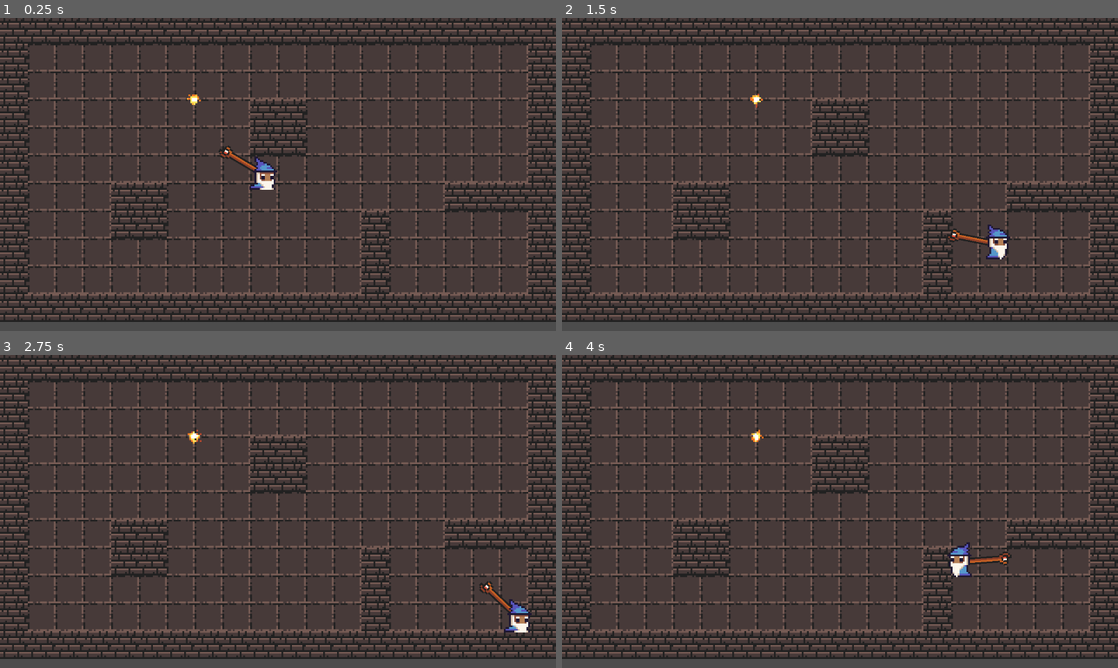
Above: before the commit, frames 1-4 (two rows, left to right).
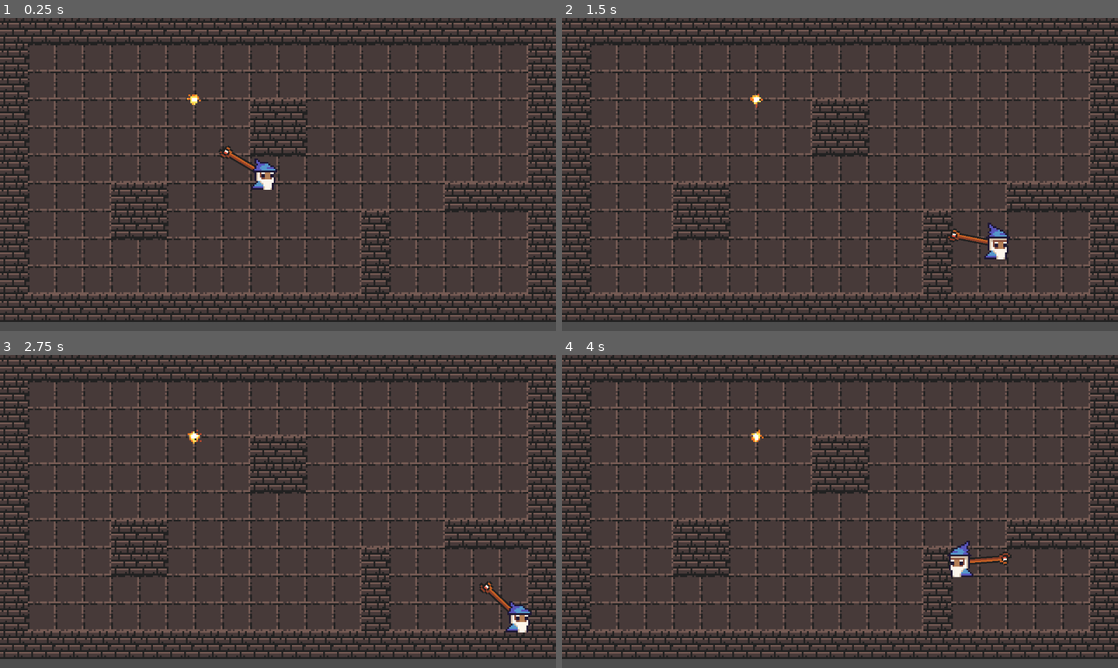
Above: after the commit, the same moments.

Repository: dsaltares/gmtk-2019
Game: Godot game, scene res://Playground.tscn
The game is run twice, just before and just after one commit, with the same random seed, the same clock (stepped at 60 frames per second) and the same inputs.
Inputs (mouse positions are in pixels of both pictures, inside the frame that each line leads up to):
- Up to frame 1 (0.25 s): no input
- Up to frame 2 (1.5 s): move the mouse to (962, 158) at 0.52 s; press the mouse at (962, 158) at 0.53 s; hold Right (move_right) 0.53-1.28 s; move the mouse to (728, 190) at 1.27 s; release the mouse at (728, 190) at 1.28 s; hold Down (move_down) from 1.28 s (still down); click (728, 190) at 1.35 s
- Up to frame 3 (2.75 s): move the mouse to (333, 442) at 2.02 s; release Down (move_down) at 2.03 s; press the mouse at (333, 442) at 2.03 s; hold Right (move_right) from 2.03 s (still down)
- Up to frame 4 (4 s): move the mouse to (812, 574) at 2.77 s; release Right (move_right) at 2.78 s; release the mouse at (812, 574) at 2.78 s; hold Up (move_up) 2.78-3.53 s; click (812, 574) at 2.85 s; move the mouse to (1006, 558) at 3.52 s; press the mouse at (1006, 558) at 3.53 s; hold Left (move_left) from 3.53 s (still down)

The runs differ from the first frame. In frame 1, 0.1% of the frame differs, in the area x 44-50%, y 44-55%; in frame 2, 0.2%; in frame 3, 0.1%; in frame 4, 0.2%, in the area x 69-74%, y 59-72%.

Commit message:
projectile moves and bounces off walls reflecting angle

Diff:
--- a/game/Player.gd
+++ b/game/Player.gd
@@ -12,6 +12,8 @@
 
 var velocity = Vector2(0, 0)
 var last_horizontal_dir = 0
+
+var can_shoot = true
 
 func _physics_process(delta):
 	update_movement(delta)
@@ -39,5 +41,8 @@
 	move_and_slide(velocity)
 
 func update_weapon():
-	var mouse_position = get_global_mouse_position()
-	weapon.look_at(mouse_position)
+	var look_vec = get_global_mouse_position() - global_position
+	weapon.global_rotation = atan2(look_vec.y, look_vec.x)
+
+	if can_shoot and Input.is_action_pressed("shoot"):
+		pass
--- a/game/Player.tscn
+++ b/game/Player.tscn
@@ -48,7 +48,7 @@
 position = Vector2( -0.184418, -5.16351 )
 frames = SubResource( 1 )
 animation = "run"
-frame = 2
+frame = 3
 playing = true
 
 [node name="CollisionShape2D" type="CollisionShape2D" parent="."]
--- a/game/project.godot
+++ b/game/project.godot
@@ -50,6 +50,14 @@
 , Object(InputEventKey,"resource_local_to_scene":false,"resource_name":"","device":0,"alt":false,"shift":false,"control":false,"meta":false,"command":false,"pressed":false,"scancode":83,"unicode":0,"echo":false,"script":null)
  ]
 }
+shoot={
+"deadzone": 0.5,
+"events": [ Object(InputEventMouseButton,"resource_local_to_scene":false,"resource_name":"","device":0,"alt":false,"shift":false,"control":false,"meta":false,"command":false,"button_mask":0,"position":Vector2( 0, 0 ),"global_position":Vector2( 0, 0 ),"factor":1.0,"button_index":1,"pressed":false,"doubleclick":false,"script":null)
+, Object(InputEventKey,"resource_local_to_scene":false,"resource_name":"","device":0,"alt":false,"shift":false,"control":false,"meta":false,"command":false,"pressed":false,"scancode":32,"unicode":0,"echo":false,"script":null)
+, Object(InputEventMouseButton,"resource_local_to_scene":false,"resource_name":"","device":0,"alt":false,"shift":false,"control":false,"meta":false,"command":false,"button_mask":0,"position":Vector2( 0, 0 ),"global_position":Vector2( 0, 0 ),"factor":1.0,"button_index":2,"pressed":false,"doubleclick":false,"script":null)
+, Object(InputEventMouseButton,"resource_local_to_scene":false,"resource_name":"","device":0,"alt":false,"shift":false,"control":false,"meta":false,"command":false,"button_mask":0,"position":Vector2( 0, 0 ),"global_position":Vector2( 0, 0 ),"factor":1.0,"button_index":3,"pressed":false,"doubleclick":false,"script":null)
+ ]
+}
 
 [layer_names]
 
--- /dev/null
+++ b/game/projectile/Projectile.gd
@@ -0,0 +1,10 @@
+extends KinematicBody2D
+
+const SPEED = 600
+
+var direction = Vector2.ZERO
+
+func _physics_process(delta):
+	var collision = move_and_collide(direction * SPEED * delta)
+	if collision != null:
+		direction = direction - 2 * (direction.dot(collision.normal)) * collision.normal
--- a/game/projectile/Projectile.tscn
+++ b/game/projectile/Projectile.tscn
@@ -1,6 +1,7 @@
-[gd_scene load_steps=4 format=2]
+[gd_scene load_steps=5 format=2]
 
-[ext_resource path="res://projectile/sunburn.png" type="Texture" id=1]
+[ext_resource path="res://projectile/Projectile.gd" type="Script" id=1]
+[ext_resource path="res://projectile/sunburn.png" type="Texture" id=2]
 
 [sub_resource type="CircleShape2D" id=1]
 radius = 3.16603
@@ -25,10 +26,11 @@
 [node name="Projectile" type="KinematicBody2D"]
 collision_layer = 8
 collision_mask = 6
+script = ExtResource( 1 )
 
 [node name="Sprite" type="Sprite" parent="."]
 position = Vector2( 0.250702, 0 )
-texture = ExtResource( 1 )
+texture = ExtResource( 2 )
 vframes = 8
 hframes = 8
 frame = 15
